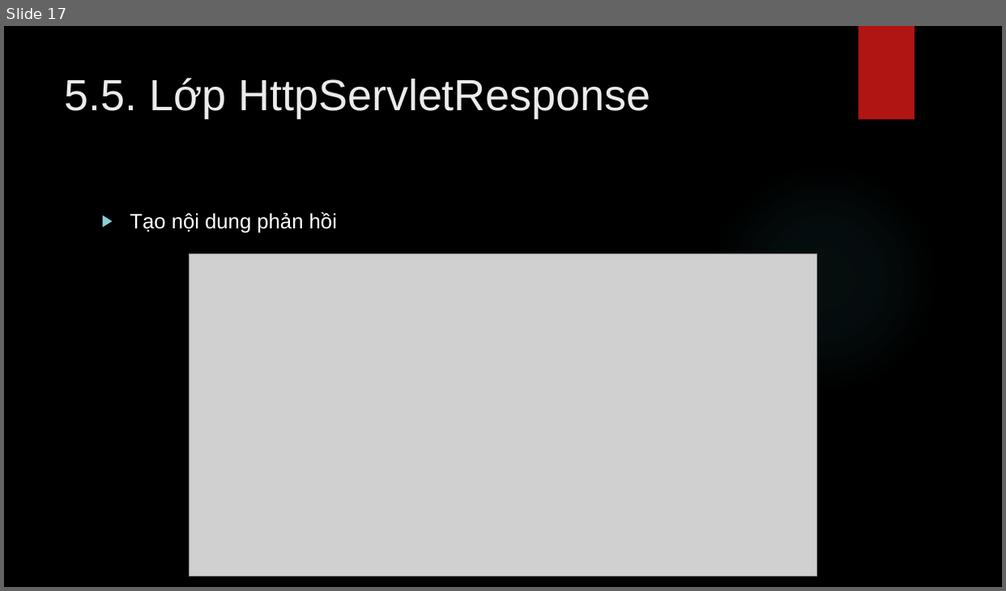
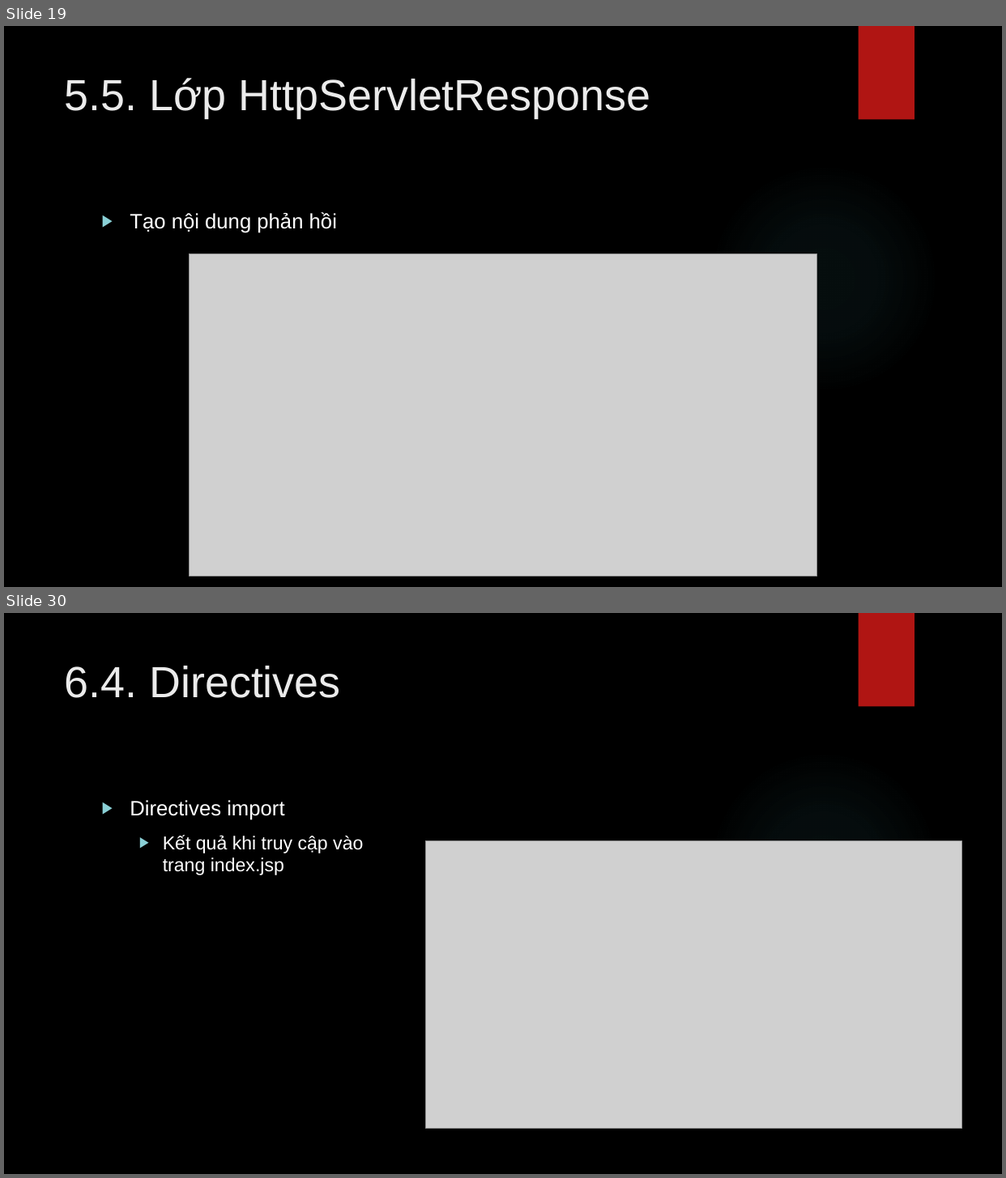
Before and after one commit to lequochai26/GDUTraining_Basic_Java_Web_Development, a slide deck: Slides/Day_7_2.pptx. Shown one above the other, each under a label of ours: slide 17 before the commit, slides 19 and 30 after it; the slides between them are not shown. The pictures are 1006x591 and 1006x1178 pixels, drawn with LibreOffice and Linux fonts; fonts in the diff are those of the drawing; grey boxes stand for pictures; background and template pictures are left out. Boxes give left, top, right and bottom in pixels: in the first picture for what was removed or moved away, otherwise in the second. Text is boxed around its words. In the diff, an @@ line names an element or a change of style, - is before the commit and + after.

```diff
--- a/Slides/Day_7_2.pptx
+++ b/Slides/Day_7_2.pptx
@@ slide 30 added at (4,613,1002,1174), background picture (left out); not listed: 2 template elements that a slide beside it also shows @@
@@ title added at (65,666,341,698), 42 pt, text #EBEBEB @@
+6.4. Directives
@@ text added at (130,800,363,875), 18 pt, text #FFFFFF @@
+▶ Directives import
+  ▶ Kết quả khi truy cập vào trang index.jsp
@@ picture added at (425,841,962,1129) @@
@@ what was slide 17 is now slide 19 @@
```
Also in this commit, not shown: 3 slides changed, 39 other slides added, 2 other files.
